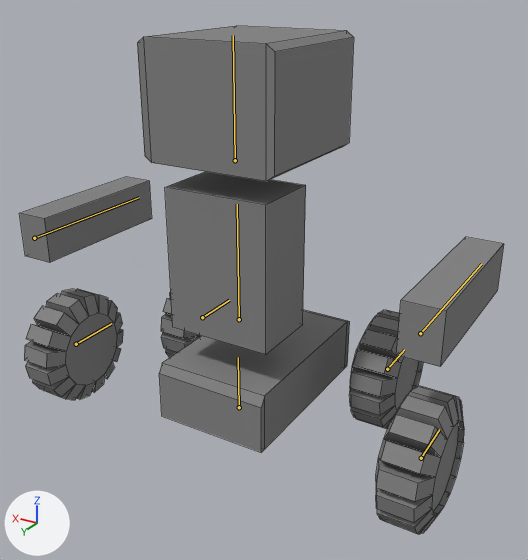
Renders of the Blender file raw/blender/bot_animation.blend from each side of a commit.
The view is the same before and after, from a 50 mm lens placed at (-3.0, 4.59, 3.31), pointed at (-0.09, -0.25, 0.89). Arrows for +X, +Y and +Z are at lower left; the lights stay in place. The bones that bend it are drawn over the model as lines. Mesh edges are drawn as thin lines.
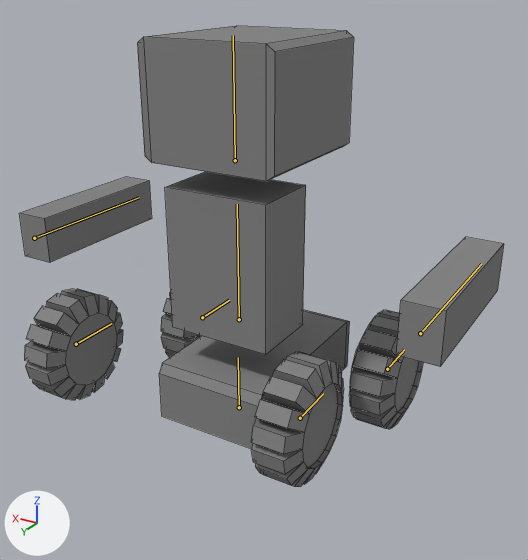
The newer file adds an action. The first version stands in its rest pose; the second is drawn at frame 0 of the action 'Idle'.

Where the change shows, as pixel boxes [x1, y1, x2, y2] in the pictures (528 x 560 px):
'Cube.004', posed (9% shorter)
    before: [20, 26, 504, 534]
    after: [20, 26, 504, 487]
bone 'BackRightWheel', root to tip
    before: (421, 458) to (439, 429)
    after: (300, 418) to (323, 393)

Diff of the bpy script that builds the scene:
```diff
--- a/raw/blender/bot_animation.blend.py
+++ b/raw/blender/bot_animation.blend.py
@@ bone_backrightwheel @@
 bone_backrightwheel = bpy.data.objects['Armature'].pose.bones['BackRightWheel']  # child of 'Bone.002'
-bone_backrightwheel.location = (0.0, 0.0, 0.0)
+bone_backrightwheel.location = (-1.004, 0.0, 0.0)
```
